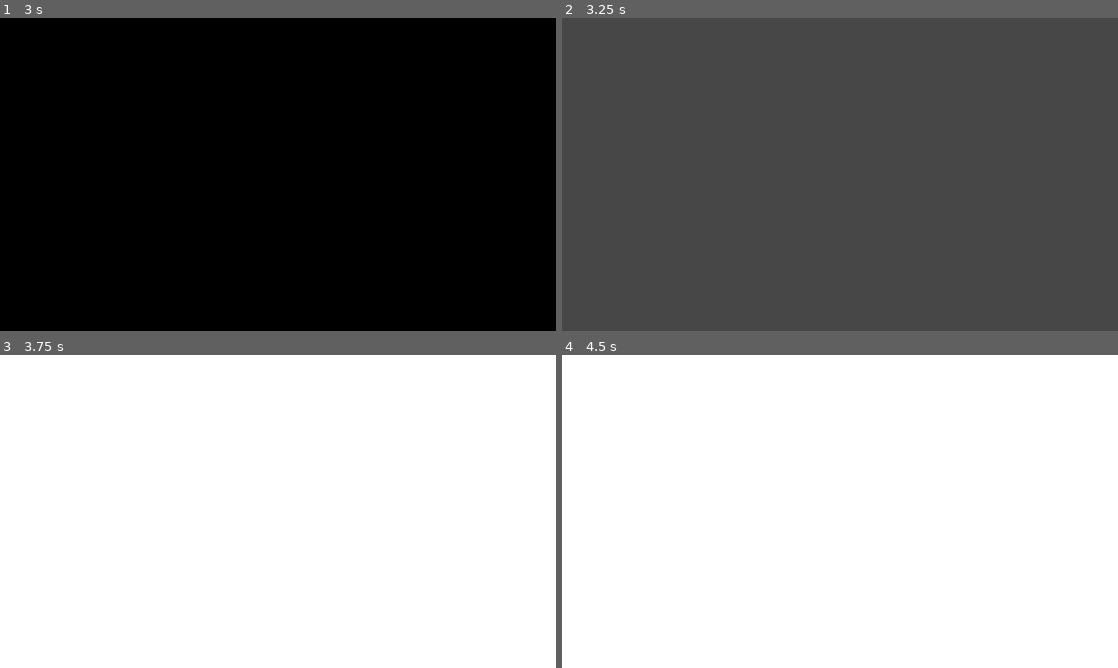
Above: before the commit, frames 1-4 (two rows, left to right).
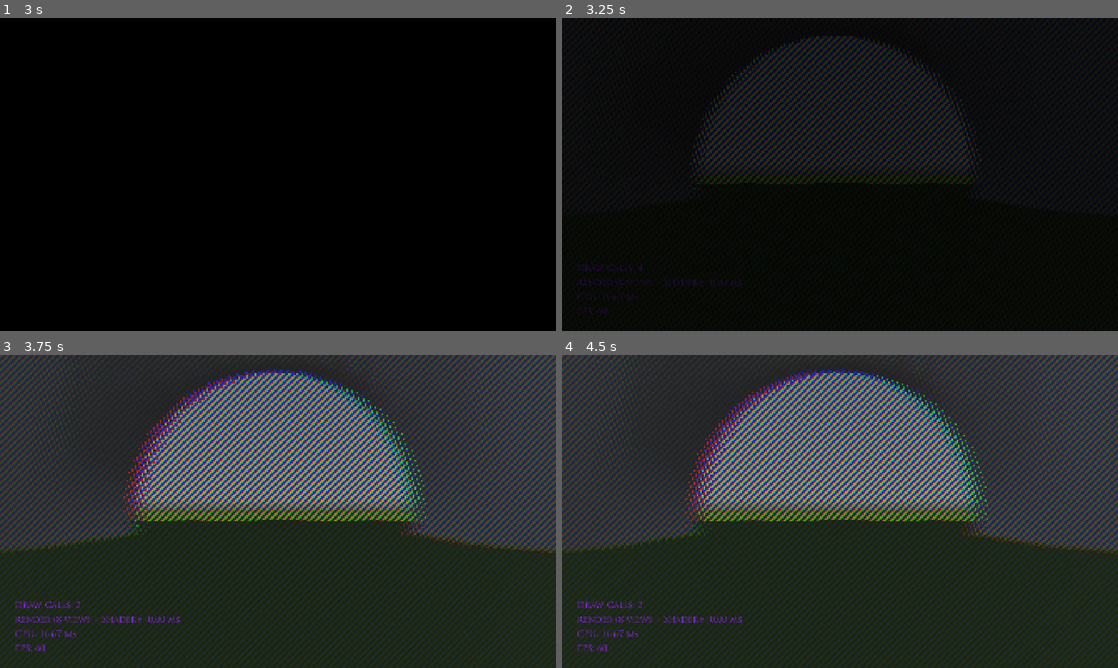
Above: after the commit, the same moments.

Repository: Heli90/Project-Saber-Autostereoscopic-Gaming-
Game: Godot game, scene res://scenes/menus/main_menu.tscn
Two runs of this game, one before a commit and one after it. Both use one fixed random seed, a clock stepped at 60 frames per second and the inputs below. A sky picture missing from this copy of the repository is replaced by a grey-blue gradient.
Inputs:
- Up to frame 1 (3 s): click "Nouvelle partie" at 0.5 s; click "Nouvelle partie" at 1.25 s; click "2 Joueurs (TV)" at 2 s; hold I (Invert_views_J1) from 2.78 s (still down)
- Up to frame 2 (3.25 s): keep holding I (Invert_views_J1)
- Up to frame 3 (3.75 s): release I (Invert_views_J1) at 3.53 s; tap O (glitchEffect) at 3.6 s
- Up to frame 4 (4.5 s): tap Enter at 4.25 s; hold I (Invert_views_J1) from 4.28 s (still down)

Frame 1 is identical in both runs. In frame 2, 100% of the frame differs, in the area x 0-100%, y 0-100%; in frame 3, 100%; in frame 4, 100%.
Error before the commit: Parse Error: Identifier "start_time" not declared in the current scope. (res://scripts/game_scenes/scene_tv.gd:48)

Commit message:
Revert "ajout de deux effets visuels : échange des vues et effet glitch"
This reverts commit b473fc6259ffbe987e3bd76c609590f2832f5f78

Diff:
--- a/godot_mapping/godot_cube/project.godot
+++ b/godot_mapping/godot_cube/project.godot
@@ -51,7 +51,6 @@
 window/size/resizable=false
 window/stretch/mode="canvas_items"
 window/stretch/aspect="expand"
-window/vsync/vsync_mode=0
 
 [editor_plugins]
 
--- a/godot_mapping/godot_cube/scenes/game_scenes/scene_TV.tscn
+++ b/godot_mapping/godot_cube/scenes/game_scenes/scene_TV.tscn
@@ -40,20 +40,18 @@
 remote_path = NodePath("../Vue2/Camera")
 
 [node name="Vue1" type="SubViewport" parent="J1/CameraControllerFPS" parent_id_path=PackedInt32Array(1529862946, 718035250) index="3" unique_id=210631324]
-size = Vector2i(1280, 720)
+size = Vector2i(1920, 1080)
 
 [node name="Camera" type="Camera3D" parent="J1/CameraControllerFPS/Vue1" unique_id=642319396]
 transform = Transform3D(1, 0, 0, 0, 1, 0, 0, 0, 1, -10.041075, 1, 4.4)
 current = true
-far = 100.0
 
 [node name="Vue2" type="SubViewport" parent="J1/CameraControllerFPS" parent_id_path=PackedInt32Array(1529862946, 718035250) index="4" unique_id=86739324]
-size = Vector2i(1280, 720)
+size = Vector2i(1920, 1080)
 
 [node name="Camera" type="Camera3D" parent="J1/CameraControllerFPS/Vue2" unique_id=130694043]
 transform = Transform3D(1, 0, 0, 0, 1, 0, 0, 0, 1, -9.958077, 1, 4.4000454)
 current = true
-far = 100.0
 
 [node name="CameraControllerTPS" parent="J1" index="3" unique_id=506921349]
 visible = false
@@ -81,20 +79,18 @@
 remote_path = NodePath("../Vue6/Camera3D")
 
 [node name="Vue5" type="SubViewport" parent="J2/CameraControllerFPS" parent_id_path=PackedInt32Array(890448322, 718035250) index="3" unique_id=1130869609]
-size = Vector2i(1280, 720)
+size = Vector2i(1920, 1080)
 
 [node name="Camera3D" type="Camera3D" parent="J2/CameraControllerFPS/Vue5" unique_id=340205500]
 transform = Transform3D(1, 0, 0, 0, 1, 0, 0, 0, 1, 10.070146, 1, 4.4)
 current = true
-far = 100.0
 
 [node name="Vue6" type="SubViewport" parent="J2/CameraControllerFPS" parent_id_path=PackedInt32Array(890448322, 718035250) index="4" unique_id=1893834835]
-size = Vector2i(1280, 720)
+size = Vector2i(1920, 1080)
 
 [node name="Camera3D" type="Camera3D" parent="J2/CameraControllerFPS/Vue6" unique_id=1440031429]
 transform = Transform3D(1, 0, 0, 0, 1, 0, 0, 0, 1, 9.930434, 1, 4.4)
 current = true
-far = 100.0
 
 [node name="CameraControllerTPS" parent="J2" index="3" unique_id=506921349]
 visible = false
@@ -106,36 +102,32 @@
 visible = false
 
 [node name="Vue3" type="SubViewport" parent="." unique_id=1959630340]
-size = Vector2i(1280, 720)
+size = Vector2i(1920, 1080)
 
 [node name="Camera3D" type="Camera3D" parent="Vue3" unique_id=2000948979]
 transform = Transform3D(1, 0, 0, 0, 1, 0, 0, 0, 1, 100, 10, 7)
 current = true
-far = 10.0
 
 [node name="Vue4" type="SubViewport" parent="." unique_id=1280439649]
-size = Vector2i(1280, 720)
+size = Vector2i(1920, 1080)
 
 [node name="Camera3D" type="Camera3D" parent="Vue4" unique_id=363945270]
 transform = Transform3D(1, 0, 0, 0, 1, 0, 0, 0, 1, 100, 10, 7)
 current = true
-far = 10.0
 
 [node name="Vue7" type="SubViewport" parent="." unique_id=1553404578]
-size = Vector2i(1280, 720)
+size = Vector2i(1920, 1080)
 
 [node name="Camera3D" type="Camera3D" parent="Vue7" unique_id=2067767426]
 transform = Transform3D(1, 0, 0, 0, 1, 0, 0, 0, 1, 100, 10, 7)
 current = true
-far = 10.0
 
 [node name="Vue8" type="SubViewport" parent="." unique_id=1011819110]
-size = Vector2i(1280, 720)
+size = Vector2i(1920, 1080)
 
 [node name="Camera3D" type="Camera3D" parent="Vue8" unique_id=1811736440]
 transform = Transform3D(1, 0, 0, 0, 1, 0, 0, 0, 1, 100, 10, 7)
 current = true
-far = 10.0
 
 [node name="TechnicalInfos" type="CanvasLayer" parent="." unique_id=1621305502]
 layer = 0
@@ -167,6 +159,15 @@
 theme_override_fonts/font = ExtResource("3_llrkf")
 theme_override_font_sizes/font_size = 30
 
+[node name="DrawCalls" type="Label" parent="TechnicalInfos" unique_id=1590461644]
+offset_left = 50.0
+offset_top = 850.0
+offset_right = 90.0
+offset_bottom = 873.0
+theme_override_colors/font_color = Color(0.59607846, 0.11372549, 1, 1)
+theme_override_fonts/font = ExtResource("3_llrkf")
+theme_override_font_sizes/font_size = 30
+
 [node name="TextureRect" type="TextureRect" parent="." unique_id=520957025]
 self_modulate = Color(1, 0, 0, 1)
 texture_filter = 2
--- a/godot_mapping/godot_cube/scripts/game_scenes/scene_tv.gd
+++ b/godot_mapping/godot_cube/scripts/game_scenes/scene_tv.gd
@@ -28,6 +28,7 @@
 
 	var shader_mat = screen_output.material as ShaderMaterial
 
+	var start_time = Time.get_ticks_msec()
 	# On configure chaque vue
 	for i in range(1, nb_views+1):
 		var viewport_vue
@@ -48,18 +49,22 @@
 	rendu_time = end_time - start_time
 	textureRect.material.set_shader_parameter("offset", 0.0) # Initialise l'effet glitch à 0
 
-func _process(_delta):
-	# On calcule le temps final de rendu des frames en attendant que toutes les vues ont été traitées
-	var start_time = Time.get_ticks_msec()
-	await RenderingServer.frame_post_draw
-	var end_time = Time.get_ticks_msec()
-	var render_time = (end_time - start_time)
-	var fps = Performance.get_monitor(Performance.TIME_FPS)
-	var process_time = Performance.get_monitor(Performance.TIME_PROCESS) * 1000.0
+func _process(_delta: float) -> void:
+	# Temps total d'une frame
+	var fps = Engine.get_frames_per_second()
+	var total_frame = (1.0 / fps) * 1000.0
+
+	# Temps de rendu du CPU
+	var cpu_time = Performance.get_monitor(Performance.TIME_PROCESS) * 1000.0
+	# Temps de rendu du GPU
+	var render_time = total_frame - cpu_time
+	# Nombre d'appels du shader
+	var draw_calls = Performance.get_monitor(Performance.RENDER_TOTAL_DRAW_CALLS_IN_FRAME)
 
 	label_fps.text = "FPS: %d"%fps
-	label_cpu.text = "Temps passé sur le CPU: %d ms"%process_time
-	label_gpu.text = "Temps passé sur le GPU pour la frame précédente: %d ms"%render_time
+	label_cpu.text = "CPU: %.2f ms"%cpu_time
+	label_gpu.text = "Render (8 views + Shader): %.2f ms"%render_time
+	label_draw_calls.text = "Draw Calls: %d"%draw_calls
 
 func _input(event: InputEvent) -> void:
 	if event.is_action_pressed("StopGame"):
--- a/godot_mapping/godot_cube/shaders/generation_image.gdshader
+++ b/godot_mapping/godot_cube/shaders/generation_image.gdshader
@@ -58,13 +58,10 @@
     int x = int(FRAGCOORD.x);
     int y = int(FRAGCOORD.y);
 
-	y %= 8;
-	int pix = 3 * x + decalage * y;
-	pix %= N;
     // Calcul des indices de vue pour chaque composante R, G, B
-    int view_r = (pix) % N;
-    int view_g = (pix+1) % N;
-    int view_b = (pix+2) % N;
+    int view_r = ((3 * x + 0 + decalage * y) % N + N) % N;
+    int view_g = ((3 * x + 1 + decalage * y) % N + N) % N;
+    int view_b = ((3 * x + 2 + decalage * y) % N + N) % N;
 
     float r = get_subpixel_color(view_r, UV+vec2(offset,0), 0);
     float g = get_subpixel_color(view_g, UV-vec2(offset,0), 1);
Not shown, changed: SUIVI.md
